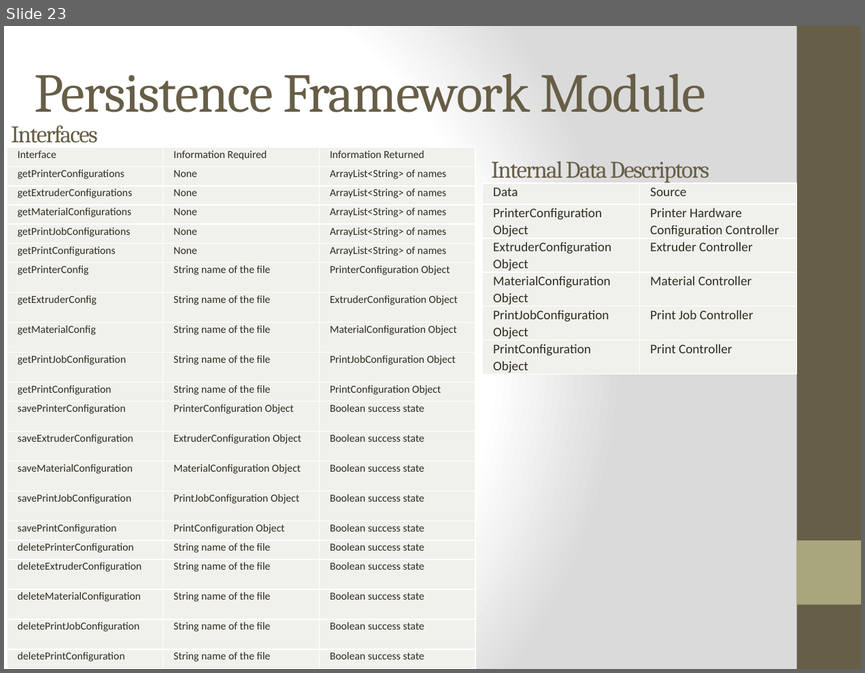
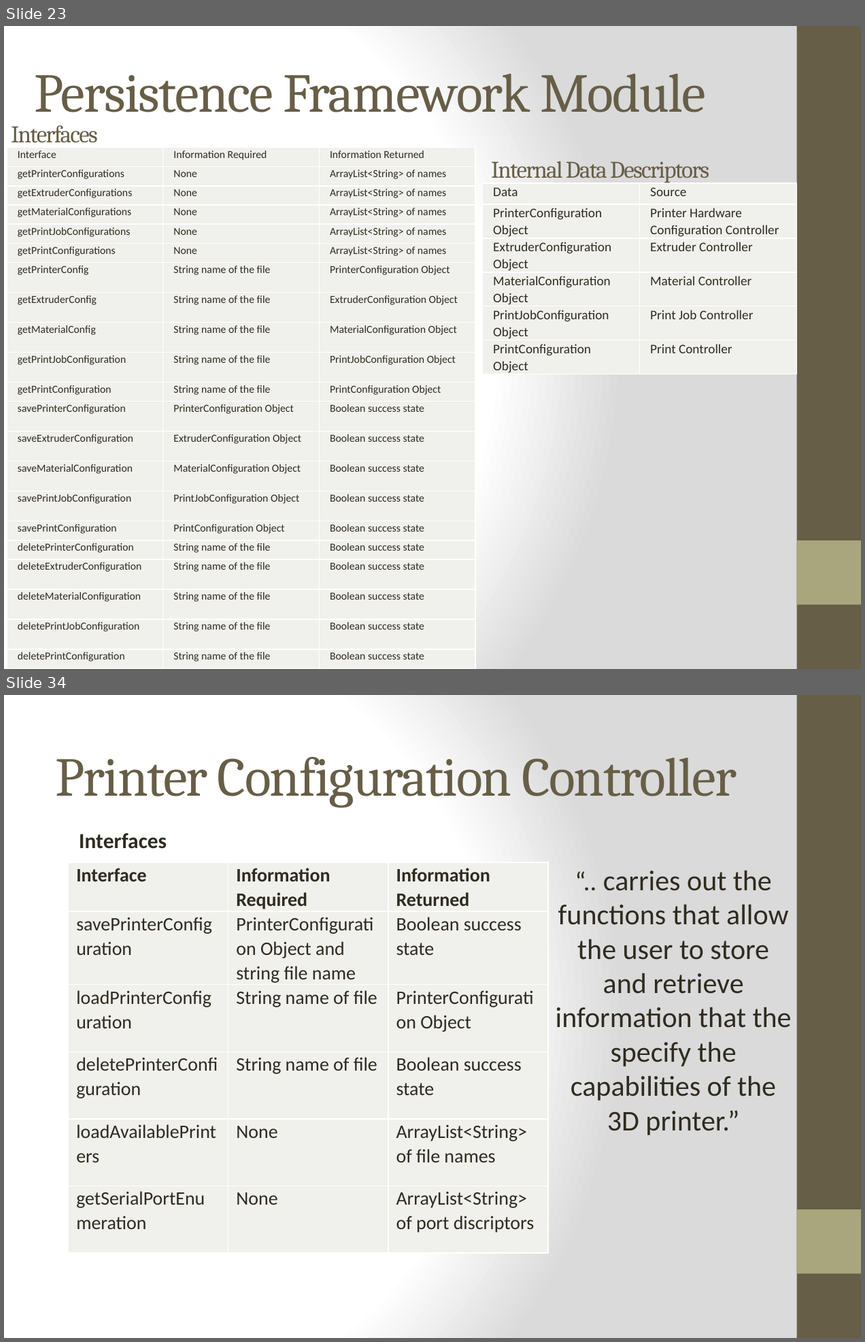
Before and after one commit to qpHalcy0n/SRDesign, a slide deck: DDS Presentation/Team Ink3d DDS.pptx. Shown one above the other, each under a label of ours: slide 23 before the commit, slides 23 and 34 after it; the slides between them are not shown. The pictures are 865x673 and 865x1342 pixels, drawn with LibreOffice and Linux fonts; fonts in the diff are those of the drawing. Boxes give left, top, right and bottom in pixels: in the first picture for what was removed or moved away, otherwise in the second. Text is boxed around its words. In the diff, an @@ line names an element or a change of style, - is before the commit and + after.

```diff
--- a/DDS Presentation/Team Ink3d DDS.pptx
+++ b/DDS Presentation/Team Ink3d DDS.pptx
@@ slide 34 added at <box>4,695,861,1338</box>, background gradient #FFFFFF to #DADADA; not listed: 2 template elements that a slide beside it also shows @@
@@ title added at <box>56,757,736,808</box>, 46 pt, text #675E47 @@
+Printer Configuration Controller
@@ text added at <box>79,833,167,849</box>, 18 pt, text #2F2B20, bold @@
+Interfaces
@@ table added at <box>68,862,549,1255</box>, 6 rows, 3 columns @@
+Interface | Information Required | Information Returned
+savePrinterConfiguration | PrinterConfiguration Object and string file name | Boolean success state
+loadPrinterConfiguration | String name of file | PrinterConfiguration Object
+deletePrinterConfiguration | String name of file | Boolean success state
+loadAvailablePrinters | None | ArrayList<String> of file names
+getSerialPortEnumeration | None | ArrayList<String> of port discriptors
@@ text added at <box>555,870,791,1135</box>, 24 pt, text #2F2B20 @@
+“.. carries out the functions that allow the user to store and retrieve information that the specify the capabilities of the 3D printer.”
```
Also in this commit, not shown: 9 slides changed, 44 other slides added.
